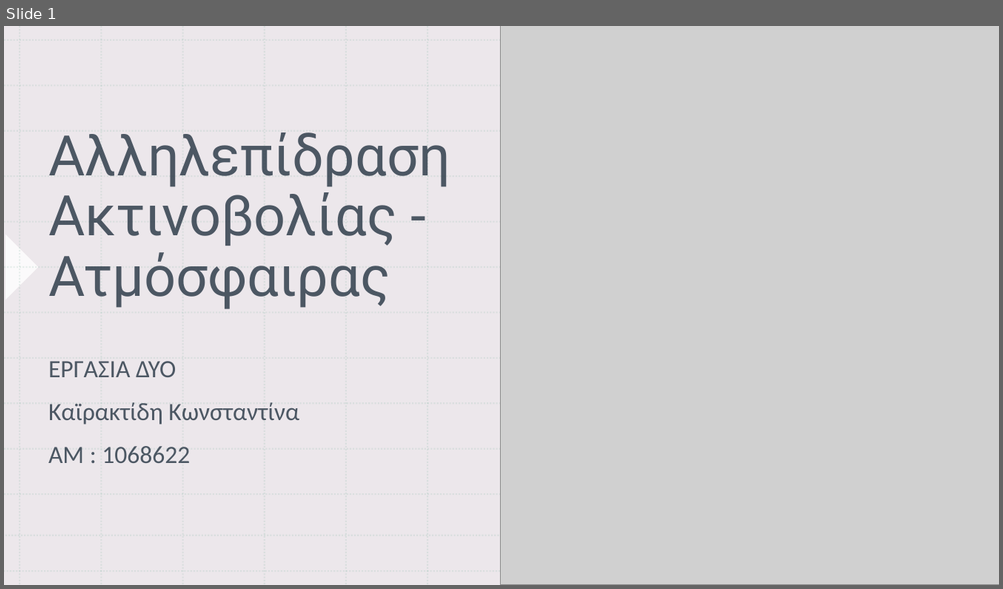
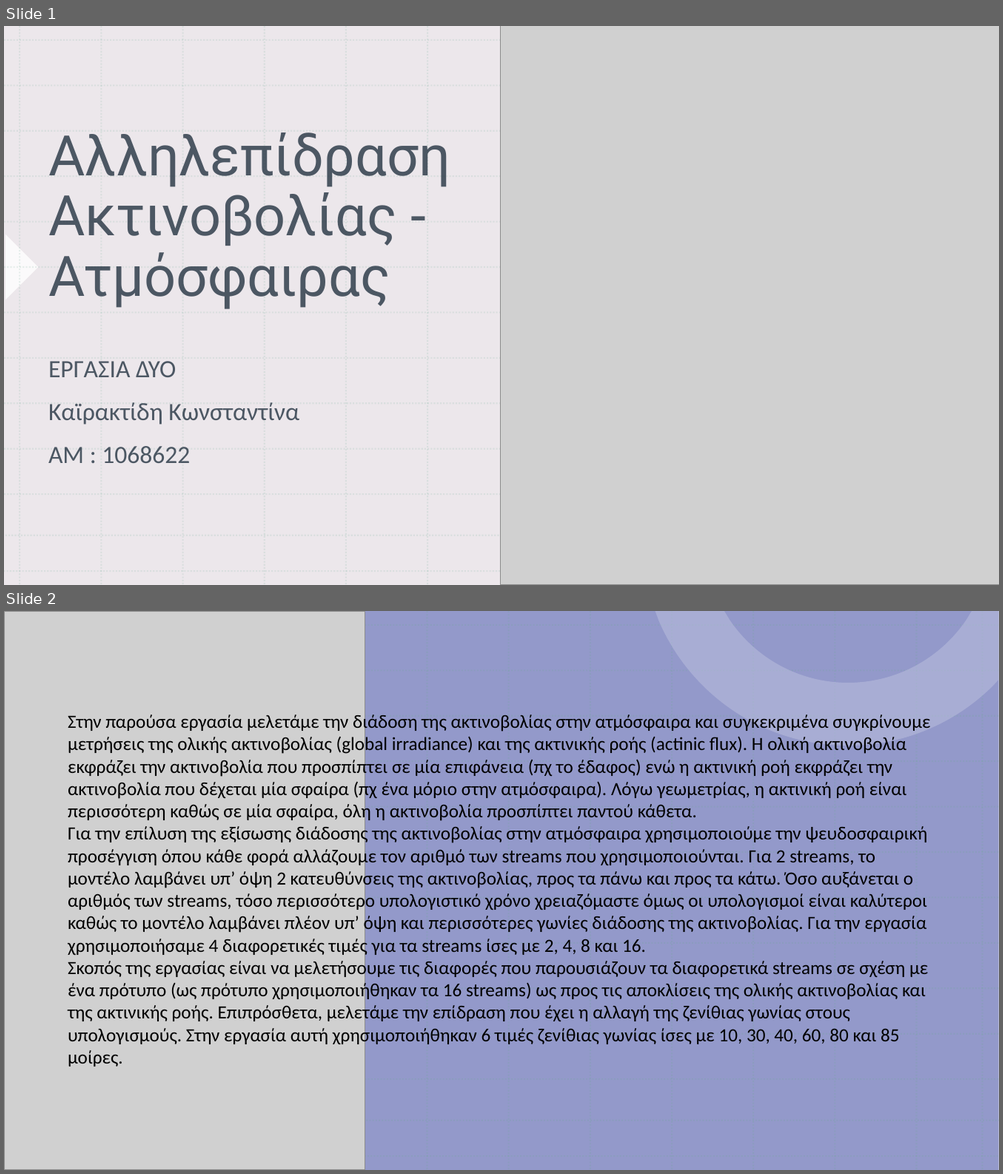
Before and after one commit to nadezsha/MSc---Applied-Meteorology-and-Environmental-Physics, a slide deck: Radiation and Atmosphere Interaction/Report 2/ΕργασίαΔύο.pptx. Shown one above the other, each under a label of ours: slide 1 before the commit, slides 1 and 2 after it. The pictures are 1003x589 and 1003x1174 pixels, drawn with LibreOffice and Linux fonts; fonts in the diff are those of the drawing; grey boxes stand for pictures. Boxes give left, top, right and bottom in pixels: in the first picture for what was removed or moved away, otherwise in the second. Text is boxed around its words. In the diff, an @@ line names an element or a change of style, - is before the commit and + after.

Commit message:
presentation update

```diff
--- a/Radiation and Atmosphere Interaction/Report 2/ΕργασίαΔύο.pptx
+++ b/Radiation and Atmosphere Interaction/Report 2/ΕργασίαΔύο.pptx
@@ slide 2 added at [4,611,999,1170], background #FFFFFF; not listed: 28 template elements that a slide beside it also shows @@
@@ rectangle added at [4,611,999,1170], fill #9399CA @@
@@ picture added at [4,611,364,1170] @@
@@ text added at [68,713,930,1067], 18 pt, text #000000 @@
+Στην παρούσα εργασία μελετάμε την διάδοση της ακτινοβολίας στην ατμόσφαιρα και συγκεκριμένα συγκρίνουμε μετρήσεις της ολικής ακτινοβολίας (global irradiance) και της ακτινικής ροής (actinic flux). Η ολική ακτινοβολία εκφράζει την ακτινοβολία που προσπίπτει σε μία επιφάνεια (πχ το έδαφος) ενώ η ακτινική ροή εκφράζει την ακτινοβολία που δέχεται μία σφαίρα (πχ ένα μόριο στην ατμόσφαιρα). Λόγω γεωμετρίας, η ακτινική ροή είναι περισσότερη καθώς σε μία σφαίρα, όλη η ακτινοβολία προσπίπτει παντού κάθετα.
+Για την επίλυση της εξίσωσης διάδοσης της ακτινοβολίας στην ατμόσφαιρα χρησιμοποιούμε την ψευδοσφαιρική προσέγγιση όπου κάθε φορά αλλάζουμε τον αριθμό των streams που χρησιμοποιούνται. Για 2 streams, το μοντέλο λαμβάνει υπ’ όψη 2 κατευθύνσεις της ακτινοβολίας, προς τα πάνω και προς τα κάτω. Όσο αυξάνεται ο αριθμός των streams, τόσο περισσότερο υπολογιστικό χρόνο χρειαζόμαστε όμως οι υπολογισμοί είναι καλύτεροι καθώς το μοντέλο λαμβάνει πλέον υπ’ όψη και περισσότερες γωνίες διάδοσης της ακτινοβολίας. Για την εργασία χρησιμοποιήσαμε 4 διαφορετικές τιμές για τα streams ίσες με 2, 4, 8 και 16.
+Σκοπός της εργασίας είναι να μελετήσουμε τις διαφορές που παρουσιάζουν τα διαφορετικά streams σε σχέση με ένα πρότυπο (ως πρότυπο χρησιμοποιήθηκαν τα 16 streams) ως προς τις αποκλίσεις της ολικής ακτινοβολίας και της ακτινικής ροής. Επιπρόσθετα, μελετάμε την επίδραση που έχει η αλλαγή της ζενίθιας γωνίας στους υπολογισμούς. Στην εργασία αυτή χρησιμοποιήθηκαν 6 τιμές ζενίθιας γωνίας ίσες με 10, 30, 40, 60, 80 και 85 μοίρες.
```
Also in this commit, not shown: 4 other slides added, 12 slides removed.
